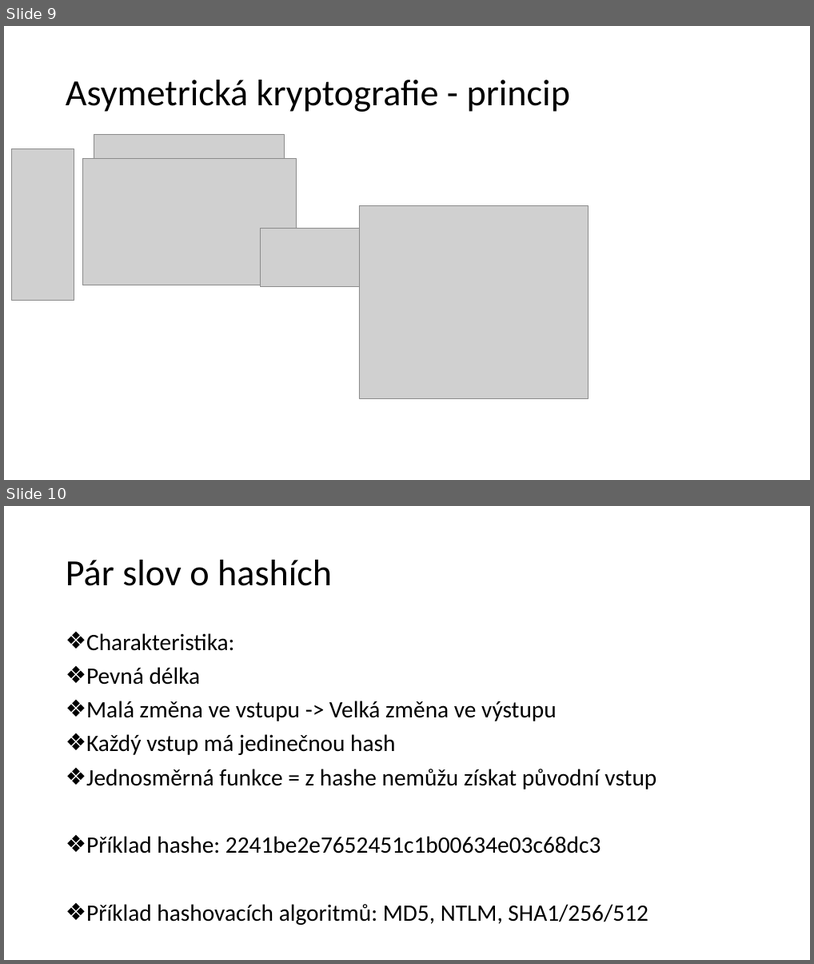
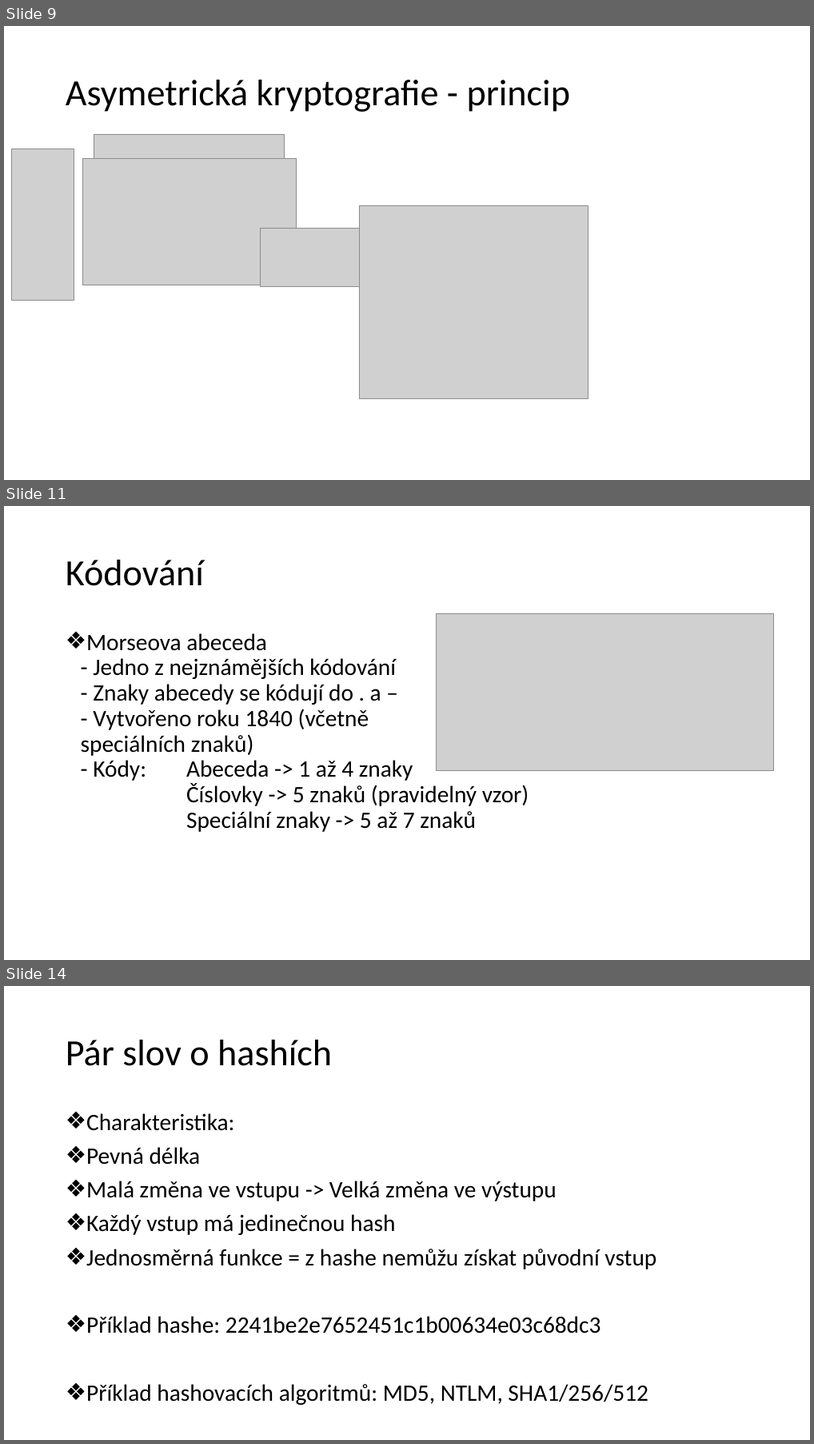
Before and after one commit to Xantus103/Kryptografie-prezentace, a slide deck: zaba.ppsx. Shown one above the other, each under a label of ours: slides 9 and 10 before the commit, slides 9, 11 and 14 after it; the slides between them are not shown. The pictures are 814x964 and 814x1444 pixels, drawn with LibreOffice and Linux fonts; fonts in the diff are those of the drawing; grey boxes stand for pictures; background and template pictures are left out. Boxes give left, top, right and bottom in pixels: in the first picture for what was removed or moved away, otherwise in the second. Text is boxed around its words. In the diff, an @@ line names an element or a change of style, - is before the commit and + after.

```diff
--- a/zaba.ppsx
+++ b/zaba.ppsx
@@ slide 11 added at (x1=4, y1=506, x2=810, y2=960), background picture (left out) @@
@@ title added at (x1=66, y1=560, x2=204, y2=586), 44 pt, text #000000 @@
+Kódování
@@ picture added at (x1=437, y1=614, x2=774, y2=771) @@
@@ text added at (x1=81, y1=633, x2=529, y2=832), 28 pt, text #000000 @@
+❖ Morseova abeceda
+  - Jedno z nejznámějších kódování
+  - Znaky abecedy se kódují do . a –
+  - Vytvořeno roku 1840 (včetně
+  speciálních znaků)
+  - Kódy: Abeceda -> 1 až 4 znaky
+  Číslovky -> 5 znaků (pravidelný vzor)
+  Speciální znaky -> 5 až 7 znaků
@@ what was slide 10 is now slide 14 @@
```
Also in this commit, not shown: 1 slide changed, 3 other slides added, 5 other files.
